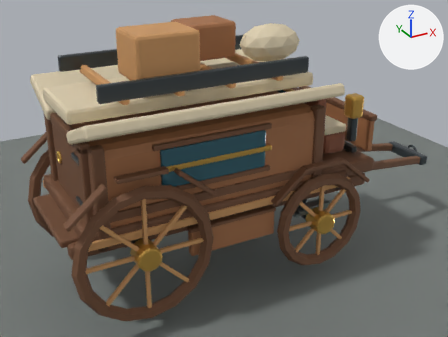
The Blender file assets/blender/crownless_asset_library.blend: old version first, new version second.
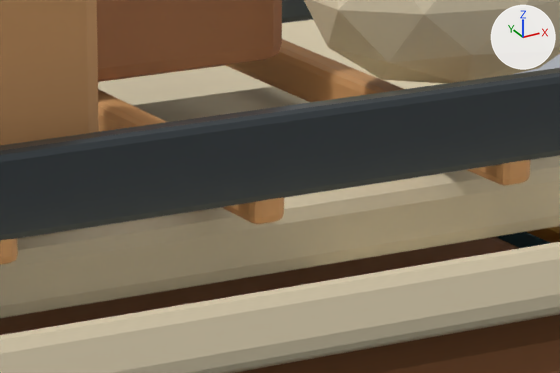
The first picture shows the older version from a 50 mm camera at (-3.21, -6.26, 4.25) aimed at (0.26, 0.05, 1.1). The close-ups show the older and then the newer version on the part from 41% to 64% of the width and 14% to 35% of the height of that picture. Only the edits that show in the close-ups are written down. Lighting does not change. The marker at upper right points along +X, +Y and +Z.

Objects in the first close-up: 'GEO_Cabin', 'GEO_CargoCrate_A', 'GEO_CargoCrate_B', 'GEO_CargoRail', 'GEO_CargoRail.001', 'GEO_CargoRoll', 'GEO_CargoSlat.002', 'GEO_CargoSlat.003', 'GEO_FrontWindow', 'GEO_Roof', 'GEO_RoofEave', 'GEO_RoofEave.001' and 2 more.
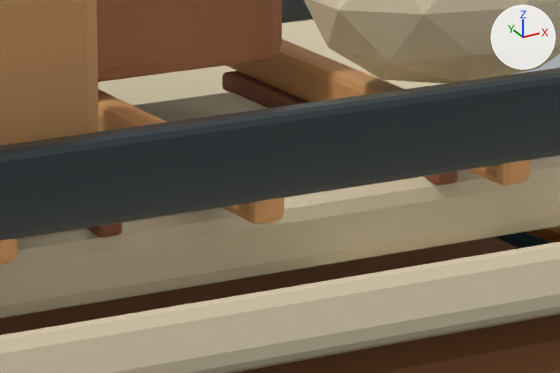
Changed parts and their boxes (x1, y1, x2, y2) in the close-ups (560 x 373 px):
```json
{"object": "GEO_RoofBinding.002", "change": "added", "after": [222, 71, 458, 185]}
{"object": "GEO_RoofBinding.001", "change": "added", "after": [87, 223, 122, 238]}
```

The change, as JSON lines over the scene's bpy script:
```json
{"op": "add", "block": "me_geo_roofbinding_002", "code": ["me_geo_roofbinding_002 = bpy.data.meshes.new('GEO_RoofBinding.002')", "me_geo_roofbinding_002.from_pydata(...)  # a box spanning x -0.028..0.028, y -0.49..0.49, z -0.022..0.022", "me_geo_roofbinding_002.materials.append(mat_mat_leather)  # brown #8b553c"]}
{"op": "add", "block": "ob_geo_roofbinding_002", "code": ["ob_geo_roofbinding_002 = bpy.data.objects.new('GEO_RoofBinding.002', me_geo_roofbinding_002)", "ob_geo_roofbinding_002.location = (0.52, 0.0, 2.355)", "_m = ob_geo_roofbinding_002.modifiers.new('CC_Bevel', 'BEVEL')", "_m.width = 0.0112", "_m.width_pct = 0.0112", "_m.segments = 2"]}
{"op": "add", "block": "ob_geo_roofbinding_001", "code": ["ob_geo_roofbinding_001 = bpy.data.objects.new('GEO_RoofBinding.001', me_geo_roofbinding_002.copy())", "ob_geo_roofbinding_001.location = (-0.3, 0.0, 2.355)", "_m = ob_geo_roofbinding_001.modifiers.new('CC_Bevel', 'BEVEL')", "_m.width = 0.0112", "_m.width_pct = 0.0112", "_m.segments = 2"]}
```
